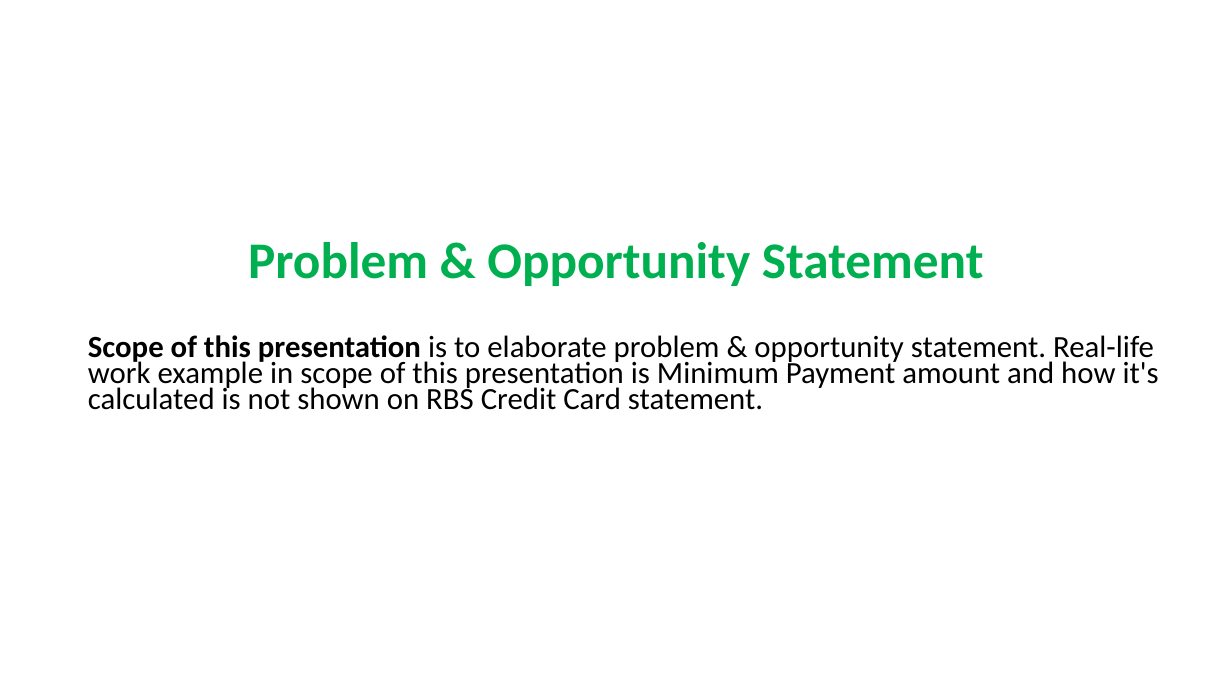
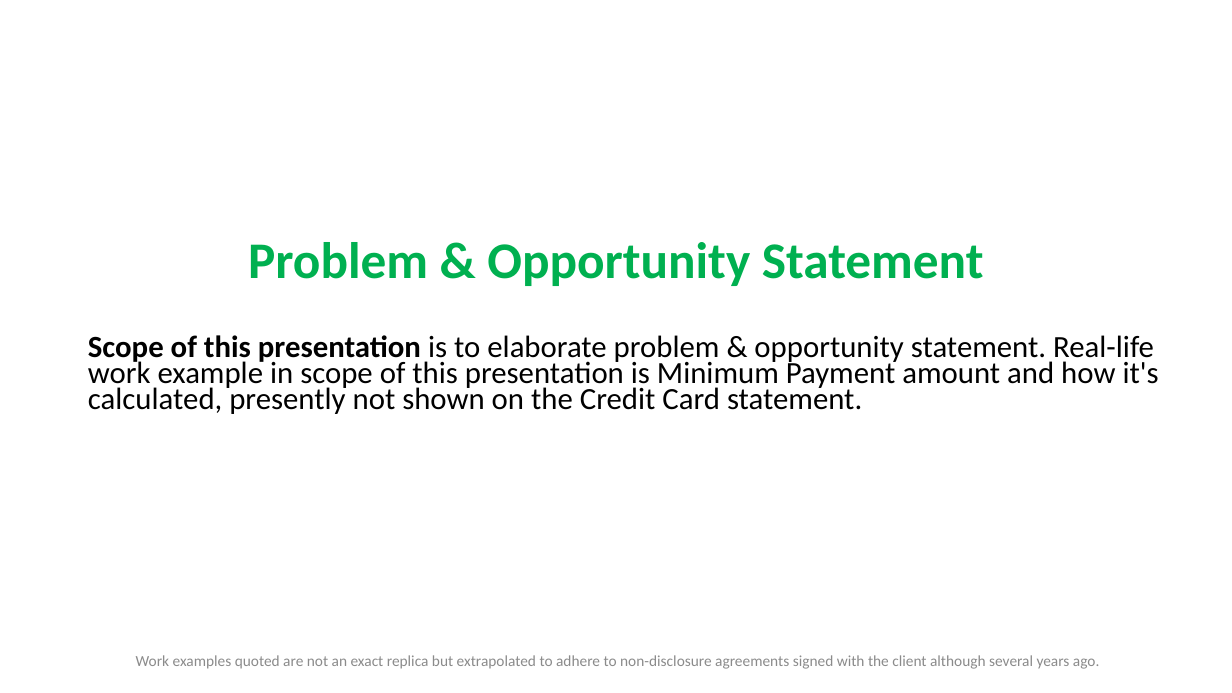
Before and after one commit to RaghavanKasthuri/Business-Analysis, a slide deck: slide 1 of Problem and Opportunity Statement.pptx. Drawn at 1232x693 pixels with LibreOffice and Linux fonts; fonts in the diff are those of the drawing. Boxes give left, top, right and bottom in pixels: in the first picture for what was removed or moved away, otherwise in the second. Text is boxed around its words. In the diff, an @@ line names an element or a change of style, - is before the commit and + after.

```diff
--- a/Problem and Opportunity Statement.pptx
+++ b/Problem and Opportunity Statement.pptx
@@ subtitle at (88, 335, 1159, 414): text changed @@
-Scope of this presentation is to elaborate problem & opportunity statement. Real-life work example in scope of this presentation is Minimum Payment amount and how it's calculated is not shown on RBS Credit Card statement.
+Scope of this presentation is to elaborate problem & opportunity statement. Real-life work example in scope of this presentation is Minimum Payment amount and how it's calculated, presently not shown on the Credit Card statement.
@@ text added at (136, 655, 1099, 669), 12 pt, text #8C8C8C @@
+Work examples quoted are not an exact replica but extrapolated to adhere to non-disclosure agreements signed with the client although several years ago.
```
Also in this commit, not shown: 1 other slide changed, 10 other files.
